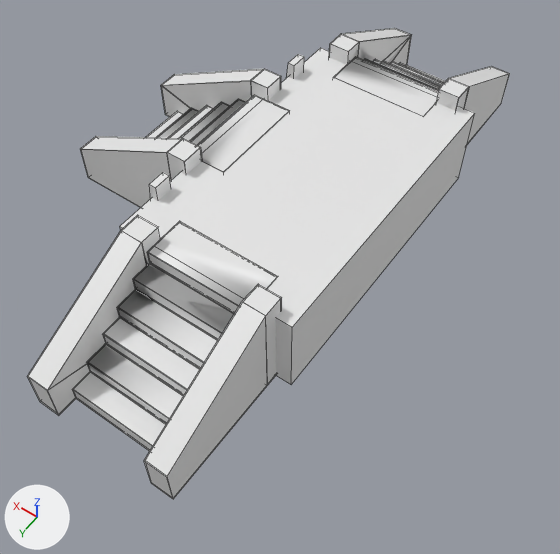
What one commit did to the FBX model Assets/Models/Keith Models/Stage.fbx.
Before and after are seen from a 50 mm camera at (-16.6, 21.0, 28.0) aimed at (-3.7, 2.9, -0.4). The lights are fixed; the arrows at lower left show +X, +Y and +Z. Mesh edges are drawn as thin lines. Where no turn or scale is listed for an object, it has been applied to the vertices. Vertices at the same position are counted once.
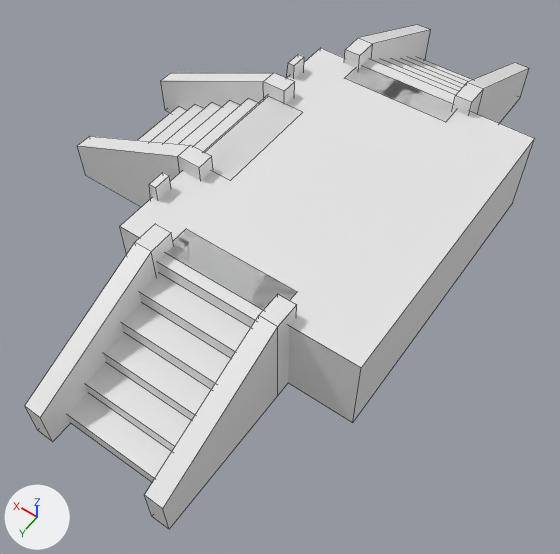
What differs and where, as boxes [x1, y1, x2, y2] in the pictures (560 x 554 px):
'Cube.007', reshaped (17% wider, 11% taller): before [120, 48, 475, 385]; after [120, 48, 535, 423]
'Cube.008', reshaped, moved, turned, rescaled: before [27, 215, 282, 499]; after [344, 25, 430, 69]
'Cube.003', added: after [67, 229, 293, 482]
'Cube.009', deleted: before [80, 69, 290, 208]
'Cube.004', added: after [145, 294, 297, 529]
'Cube.010', reshaped, moved, turned, rescaled: before [329, 28, 510, 144]; after [452, 62, 529, 123]
'Cube.005', added: after [25, 224, 174, 442]
'Cube.001', added: after [78, 136, 213, 207]
'Cube.002', added: after [161, 72, 295, 113]
'Cube', added: after [138, 97, 302, 178]
'Cube.006', added: after [346, 58, 472, 122]
part 1 of me_cube_004, deleted: before [399, 62, 445, 82]
part 2 of me_cube_004, deleted: before [382, 60, 442, 86]
part 3 of me_cube_004, cut back: before [329, 28, 510, 144]; after [452, 62, 529, 123]
part 5 of me_cube_001, deleted: before [72, 372, 166, 451]
part 6 of me_cube_001, deleted: before [103, 318, 200, 396]
part 7 of me_cube_001, cut back: before [27, 215, 282, 499]; after [344, 25, 430, 69]

Edits to the bpy script that builds the scene:
```text
Change me_cube_004:
    used by ob_cube_010; location = (-6.25, -12.95, 1.0); scale = (0.545, 1.0, 1.0)
    remove me_cube_004.from_pydata(...)  # 361 vertices, 222 faces; spans x -1.0..12.02, y -1.0..7.23, z -1.04..4.0
    add me_cube_004.from_pydata(...)  # 12 vertices, 10 faces; spans x -7.0..1.0, y -1.0..1.0, z -1.0..4.0
    me_cube_004 part 1: the loose piece of 16 vertices spanning x 1.0..10.02, y -0.04..2.04, z -1.04..-0.26 is deleted
    me_cube_004 part 2: the loose piece of 8 vertices spanning x 0.97..10.05, y 2.07..4.13, z 0.37..1.13 is deleted
    me_cube_004 part 3: 327 vertices removed from x -1.0..12.02, y -1.0..7.23, z -1.0..4.0; 10 vertices added at x -7.0..1.0, y -1.0..1.0, z -1.0..4.0
Change me_cube_001:
    used by ob_cube_008; location = (-0.25, 13.05, 1.0); rotation_euler = (0.0, 0.0, -3.142), in degrees (0, 0, -180); scale = (0.545, 1.0, 1.0)
    remove me_cube_001.from_pydata(...)  # 361 vertices, 222 faces; spans x -1.0..12.02, y -1.0..7.23, z -1.04..4.0
    add me_cube_001.from_pydata(...)  # 12 vertices, 10 faces; spans x -7.0..1.0, y -1.0..1.0, z -1.0..4.0
    me_cube_001 part 5: the loose piece of 16 vertices spanning x 1.0..10.02, y -0.04..2.04, z -1.04..-0.26 is deleted
    me_cube_001 part 6: the loose piece of 8 vertices spanning x 0.97..10.05, y 2.07..4.13, z 0.37..1.13 is deleted
    me_cube_001 part 7: 327 vertices removed from x -1.0..12.02, y -1.0..7.23, z -1.0..4.0; 10 vertices added at x -7.0..1.0, y -1.0..1.0, z -1.0..4.0
Change me_cube_009:
    where me_cube_009.from_pydata(...)  # 24 vertices, 18 faces; spans x -4.32..4.82, y -7.41..7.41, z -1.0..4.0
    me_cube_009 part 4
    add for i in [2, 3, 6, 7]: me_cube_009.vertices[i].co += Vector((-3.0, 0.0, 0.0))
Change ob_cube_010:
    ob_cube_010.location: (-6.25, -12.95, 1.0) -> (-7.0, -14.0, 1.0)
    ob_cube_010.rotation_euler: (0.0, 0.0, 0.0) -> (0.0, 0.0, -1.571)  # degrees (0, 0, 0) -> degrees (0, 0, -90)
    ob_cube_010.scale: (0.545, 1.0, 1.0) -> (1.0, 0.421, 1.0)
Change ob_cube_008:
    ob_cube_008.location: (-0.25, 13.05, 1.0) -> (-1.0, -14.0, 1.0)
    ob_cube_008.rotation_euler: (0.0, 0.0, -3.142) -> (0.0, 0.0, -1.571)  # degrees (0, 0, -180) -> degrees (0, 0, -90)
    ob_cube_008.scale: (0.545, 1.0, 1.0) -> (1.0, 0.421, 1.0)
Remove ob_cube_009:
    ob_cube_009 = bpy.data.objects.new('Cube.009', me_cube_003)
Add ob_cube_006:
    ob_cube_006 = bpy.data.objects.new('Cube.006', me_cube_006)  # a box spanning x -2.76..2.76, y 0.0..2.0, z -1.0..-0.3; a box spanning x -2.76..2.76, y 1.2..3.2, z -0.3..0.4; a box spanning x -2.76..2.76, y 2.4..4.4, z 0.4..1.1; a box spanning x -2.76..2.76, y 3.6..5.6, z 1.1..1.8; a box spanning x -2.76..2.76, y 4.8..6.8, z 1.8..2.5; a box spanning x -2.76..2.76, y 6.0..8.0, z 2.5..3.2
    ob_cube_006.location = (-4.0, -14.0, 1.0)
Add ob_cube_001:
    ob_cube_001 = bpy.data.objects.new('Cube.001', me_cube_001_1)  # 12 vertices, 10 faces; spans x -7.0..1.0, y -0.42..0.42, z -1.0..4.0
    ob_cube_001.location = (7.0, 3.1, 1.0)
Add ob_cube_004:
    ob_cube_004 = bpy.data.objects.new('Cube.004', me_cube_004_1)  # 12 vertices, 10 faces; spans x -0.42..0.42, y -7.0..1.0, z -1.0..4.0
    ob_cube_004.location = (-7.0, 14.0, 1.0)
Add ob_cube_005:
    ob_cube_005 = bpy.data.objects.new('Cube.005', me_cube_004_1.copy())
    ob_cube_005.location = (-1.0, 14.0, 1.0)
Add ob_cube_002:
    ob_cube_002 = bpy.data.objects.new('Cube.002', me_cube_001_1.copy())
    ob_cube_002.location = (7.0, -3.1, 1.0)
Add ob_cube:
    ob_cube = bpy.data.objects.new('Cube', me_cube)  # a box spanning x -2.0..0.0, y -2.76..2.76, z -1.0..-0.3; a box spanning x -3.2..-1.2, y -2.76..2.76, z -0.3..0.4; a box spanning x -4.4..-2.4, y -2.76..2.76, z 0.4..1.1; a box spanning x -5.6..-3.6, y -2.76..2.76, z 1.1..1.8; a box spanning x -6.8..-4.8, y -2.76..2.76, z 1.8..2.5; a box spanning x -8.0..-6.0, y -2.76..2.76, z 2.5..3.2
    ob_cube.location = (7.0, 0.0, 1.0)
Add ob_cube_003:
    ob_cube_003 = bpy.data.objects.new('Cube.003', me_cube_003_1)  # a box spanning x -2.76..2.76, y -2.0..0.0, z -1.0..-0.3; a box spanning x -2.76..2.76, y -3.2..-1.2, z -0.3..0.4; a box spanning x -2.76..2.76, y -4.4..-2.4, z 0.4..1.1; a box spanning x -2.76..2.76, y -5.6..-3.6, z 1.1..1.8; a box spanning x -2.76..2.76, y -6.8..-4.8, z 1.8..2.5; a box spanning x -2.76..2.76, y -8.0..-6.0, z 2.5..3.2
    ob_cube_003.location = (-4.0, 14.0, 1.0)
```
